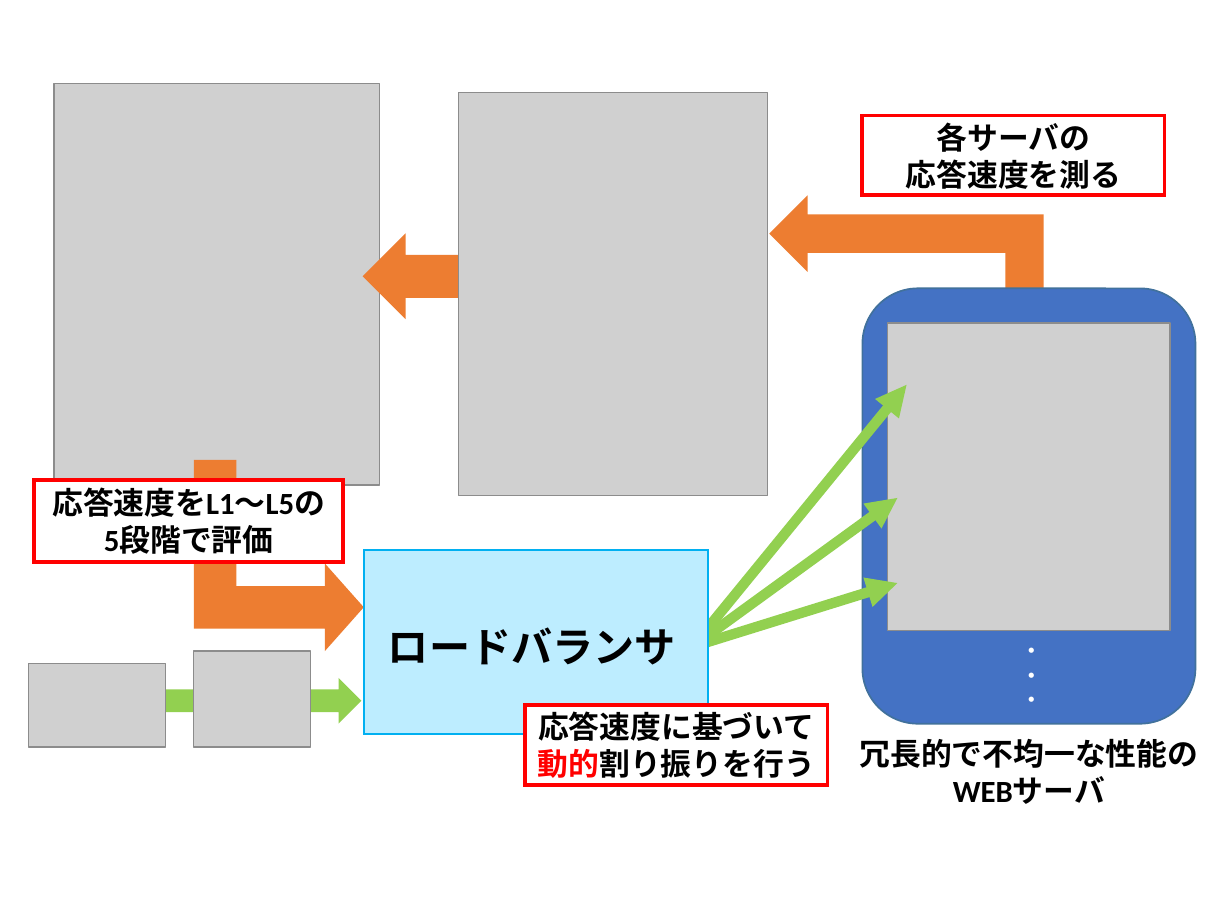
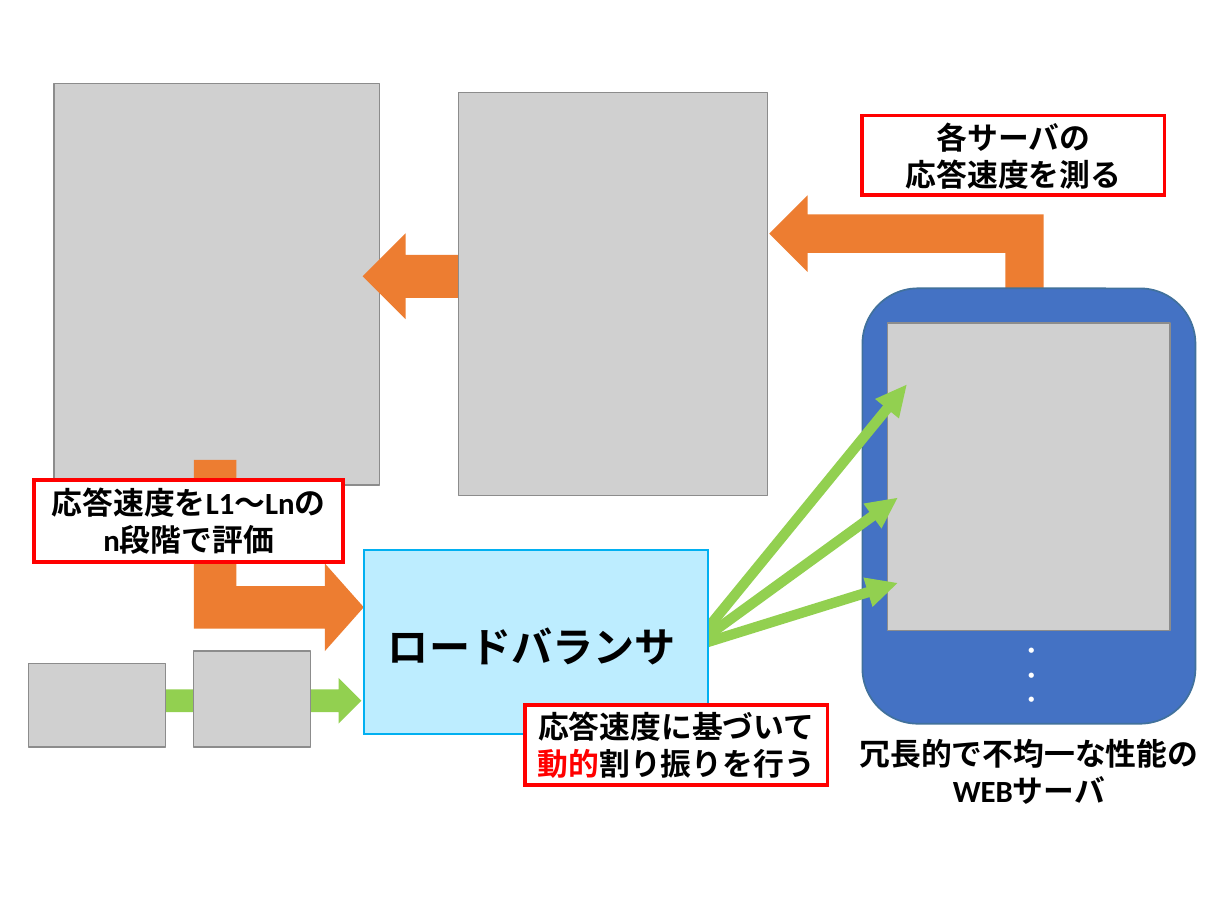
Before and after one commit to kait-takanolab/1821086_matsuo_thesis, a slide deck: slide 3 of meeting/1821086_matsuo_Chart.pptx. Drawn at 1232x924 pixels with LibreOffice and Linux fonts; fonts in the diff are those of the drawing; grey boxes stand for pictures. Boxes give left, top, right and bottom in pixels: in the first picture for what was removed or moved away, otherwise in the second. Text is boxed around its words. In the diff, an @@ line names an element or a change of style, - is before the commit and + after.

```diff
--- a/meeting/1821086_matsuo_Chart.pptx
+++ b/meeting/1821086_matsuo_Chart.pptx
@@ text in rectangle at (52,487,326,517): text changed @@
-応答速度をL1～L5の5段階で評価
+応答速度をL1～Lnのn段階で評価
```
Also in this commit, not shown: 2 other files.
